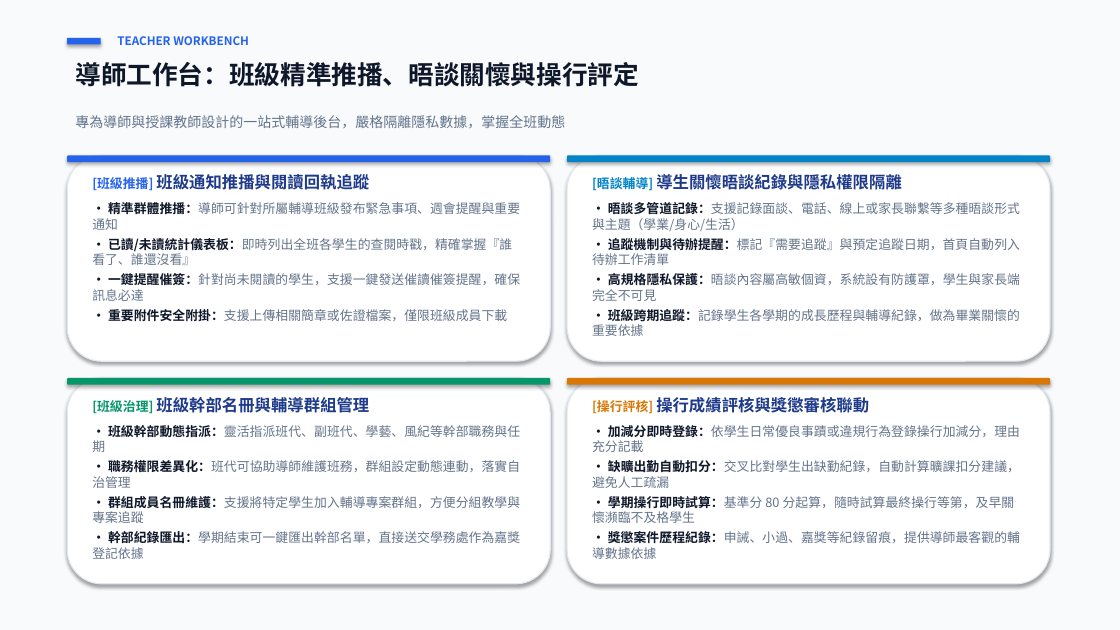
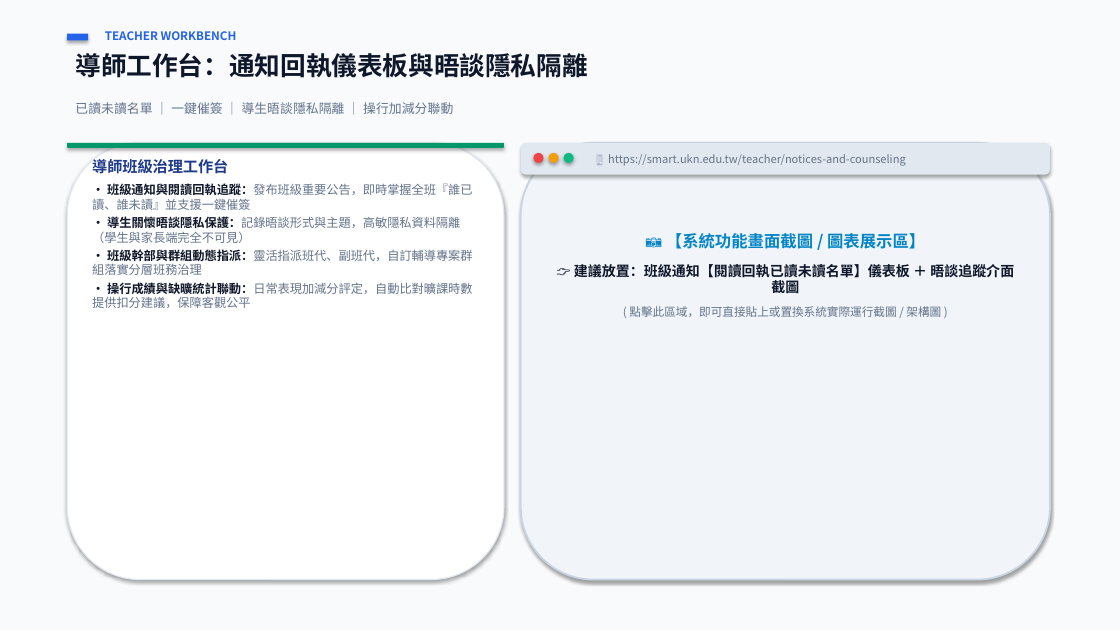
Before and after one commit to 111534121/smart-ukn, a slide deck: slide 7 of 校園智慧服務平台_專題成果簡報.pptx. Drawn at 1120x630 pixels with LibreOffice and Linux fonts; fonts in the diff are those of the drawing. Boxes give left, top, right and bottom in pixels: in the first picture for what was removed or moved away, otherwise in the second. Text is boxed around its words. In the diff, an @@ line names an element or a change of style, - is before the commit and + after.

Commit message:
docs: 優化專題成果簡報為極簡大圖版 (精簡字數、大面積功能截圖展示區、保留完整講稿)

```diff
--- a/校園智慧服務平台_專題成果簡報.pptx
+++ b/校園智慧服務平台_專題成果簡報.pptx
@@ text "TEACHER WORKBENCH": place and size @@
-text "TEACHER WORKBENCH" at box(117, 36, 249, 45)
+text "TEACHER WORKBENCH" at box(105, 31, 237, 40)
@@ rectangle: place and size @@
-rectangle at box(67, 38, 101, 45)
+rectangle at box(67, 34, 88, 40)
@@ text at box(75, 53, 587, 78): text changed @@
-導師工作台：班級精準推播、晤談關懷與操行評定
+導師工作台：通知回執儀表板與晤談隱私隔離
@@ text at box(75, 102, 453, 114): text changed; size 12 to 11 pt @@
-專為導師與授課教師設計的一站式輔導後台，嚴格隔離隱私數據，掌握全班動態
+已讀未讀名單 ｜ 一鍵催簽 ｜ 導生晤談隱私隔離 ｜ 操行加減分聯動
@@ rounded rectangle: place and size @@
-rounded rectangle at box(67, 155, 550, 162)
+rounded rectangle at box(67, 143, 504, 148)
@@ rounded rectangle at box(67, 143, 504, 148): fill #2563EB to #059669 @@
@@ rounded rectangle: place and size @@
-rounded rectangle at box(67, 155, 550, 361)
+rounded rectangle at box(67, 143, 504, 580)
@@ rounded rectangle: place and size @@
-rounded rectangle at box(567, 155, 1050, 162)
+rounded rectangle at box(521, 143, 1050, 175)
@@ rounded rectangle at box(521, 143, 1050, 175): fill #0284C7 to #E2E8F0 @@
@@ rounded rectangle: place and size @@
-rounded rectangle at box(567, 155, 1050, 361)
+rounded rectangle at box(521, 143, 1050, 580)
@@ rounded rectangle at box(521, 143, 1050, 580): fill #FFFFFF to #F1F5F9; outline #E2E8F0 1 pt to #CBD5E1 1.5 pt @@
@@ text at box(92, 159, 473, 308): text changed; size 11 to 10.5 pt @@
-[班級推播] 班級通知推播與閱讀回執追蹤
-• 精準群體推播：導師可針對所屬輔導班級發布緊急事項、週會提醒與重要通知
-• 已讀/未讀統計儀表板：即時列出全班各學生的查閱時戳，精確掌握『誰看了、誰還沒看』
-• 一鍵提醒催簽：針對尚未閱讀的學生，支援一鍵發送催讀催簽提醒，確保訊息必達
-• 重要附件安全附掛：支援上傳相關簡章或佐證檔案，僅限班級成員下載
+導師班級治理工作台
+• 班級通知與閱讀回執追蹤：發布班級重要公告，即時掌握全班『誰已讀、誰未讀』並支援一鍵催簽
+• 導生關懷晤談隱私保護：記錄晤談形式與主題，高敏隱私資料隔離（學生與家長端完全不可見）
+• 班級幹部與群組動態指派：靈活指派班代、副班代，自訂輔導專案群組落實分層班務治理
+• 操行成績與缺曠統計聯動：日常表現加減分評定，自動比對曠課時數提供扣分建議，保障客觀公平
@@ ellipse added at box(534, 153, 544, 163), fill #EF4444 @@
@@ ellipse added at box(549, 153, 559, 163), fill #F59E0B @@
@@ ellipse added at box(564, 153, 574, 163), fill #10B981 @@
@@ text removed at box(592, 172, 1020, 336) @@
-[晤談輔導] 導生關懷晤談紀錄與隱私權限隔離
-• 晤談多管道記錄：支援記錄面談、電話、線上或家長聯繫等多種晤談形式與主題（學業/身心/生活）
-• 追蹤機制與待辦提醒：標記『需要追蹤』與預定追蹤日期，首頁自動列入待辦工作清單
-• 高規格隱私保護：晤談內容屬高敏個資，系統設有防護罩，學生與家長端完全不可見
-• 班級跨期追蹤：記錄學生各學期的成長歷程與輔導紀錄，做為畢業關懷的重要依據
@@ text added at box(608, 154, 906, 166), 9.5 pt, text #64748B @@
+🖥️ https://smart.ukn.edu.tw/teacher/notices-and-counseling
@@ text added at box(574, 233, 1014, 317), 12 pt, text #0F172A, bold @@
+📷 【系統功能畫面截圖 / 圖表展示區】
+👉 建議放置：班級通知【閱讀回執已讀未讀名單】儀表板 ＋ 晤談追蹤介面截圖
+( 點擊此區域，即可直接貼上或置換系統實際運行截圖 / 架構圖 )
@@ rounded rectangle removed at box(67, 378, 550, 584) @@
@@ rounded rectangle removed at box(67, 378, 550, 385) @@
@@ rounded rectangle removed at box(567, 378, 1050, 584) @@
@@ rounded rectangle removed at box(567, 378, 1050, 385) @@
@@ text removed at box(92, 397, 520, 559) @@
-[班級治理] 班級幹部名冊與輔導群組管理
-• 班級幹部動態指派：靈活指派班代、副班代、學藝、風紀等幹部職務與任期
-• 職務權限差異化：班代可協助導師維護班務，群組設定動態連動，落實自治管理
-• 群組成員名冊維護：支援將特定學生加入輔導專案群組，方便分組教學與專案追蹤
-• 幹部紀錄匯出：學期結束可一鍵匯出幹部名單，直接送交學務處作為嘉獎登記依據
@@ text removed at box(592, 397, 1020, 559) @@
-[操行評核] 操行成績評核與獎懲審核聯動
-• 加減分即時登錄：依學生日常優良事蹟或違規行為登錄操行加減分，理由充分記載
-• 缺曠出勤自動扣分：交叉比對學生出缺勤紀錄，自動計算曠課扣分建議，避免人工疏漏
-• 學期操行即時試算：基準分 80 分起算，隨時試算最終操行等第，及早關懷瀕臨不及格學生
-• 獎懲案件歷程紀錄：申誡、小過、嘉獎等紀錄留痕，提供導師最客觀的輔導數據依據
```
Also in this commit, not shown: 15 other slides changed, 1 other file.
